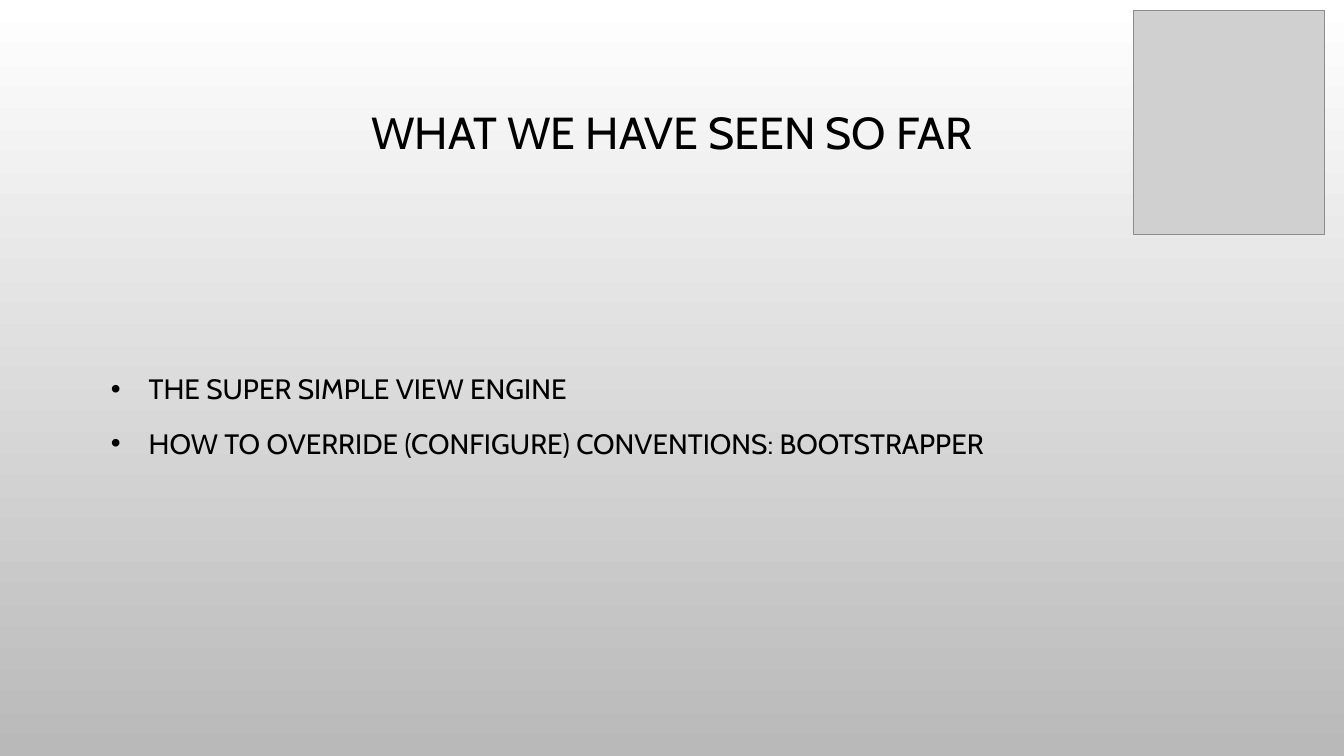
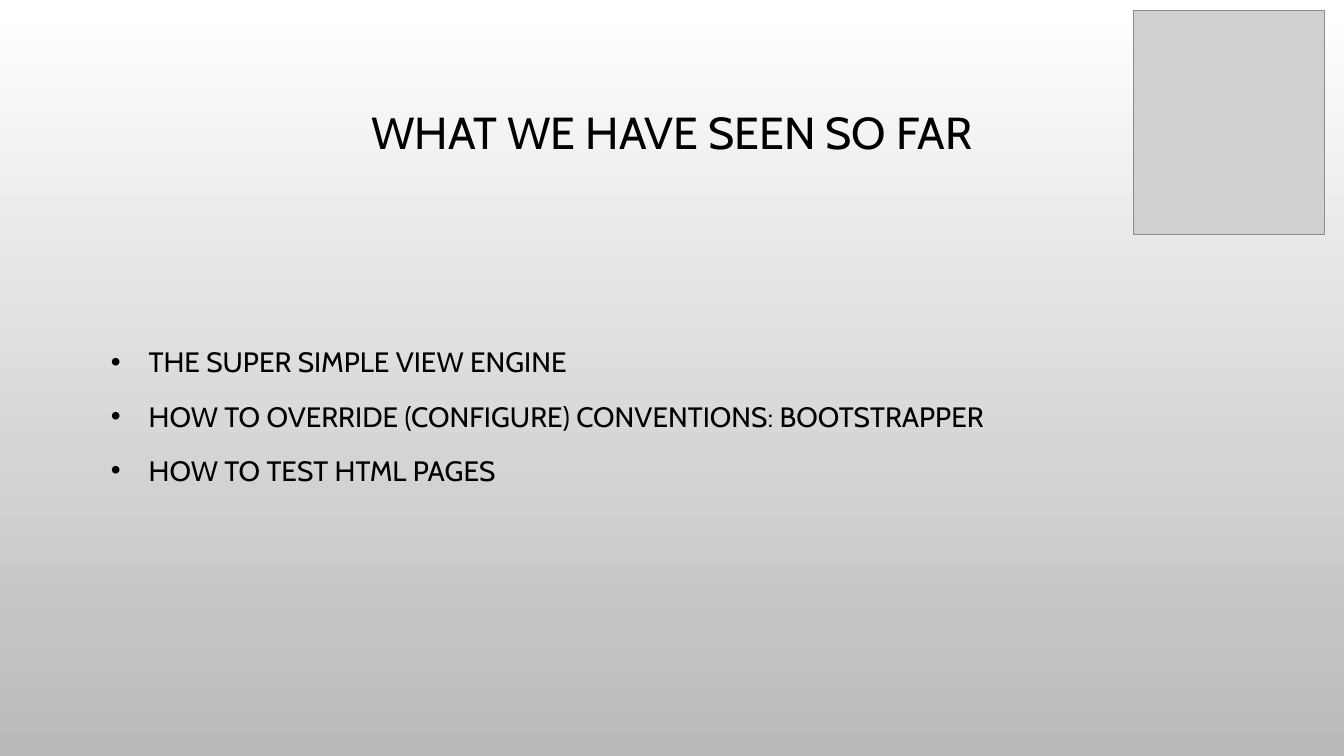
Before and after one commit to snavarropino/nancyFxSession, a slide deck: slide 13 of nancyFx.pptx. Drawn at 1344x756 pixels with LibreOffice and Linux fonts; fonts in the diff are those of the drawing; grey boxes stand for pictures; background and template pictures are left out. Boxes give left, top, right and bottom in pixels: in the first picture for what was removed or moved away, otherwise in the second. Text is boxed around its words. In the diff, an @@ line names an element or a change of style, - is before the commit and + after.

```diff
--- a/nancyFx.pptx
+++ b/nancyFx.pptx
@@ text at [149, 461, 496, 482]: paragraph added @@
+• HOW TO TEST HTML PAGES
```
Also in this commit, not shown: 2 other slides changed, 1 other file.
